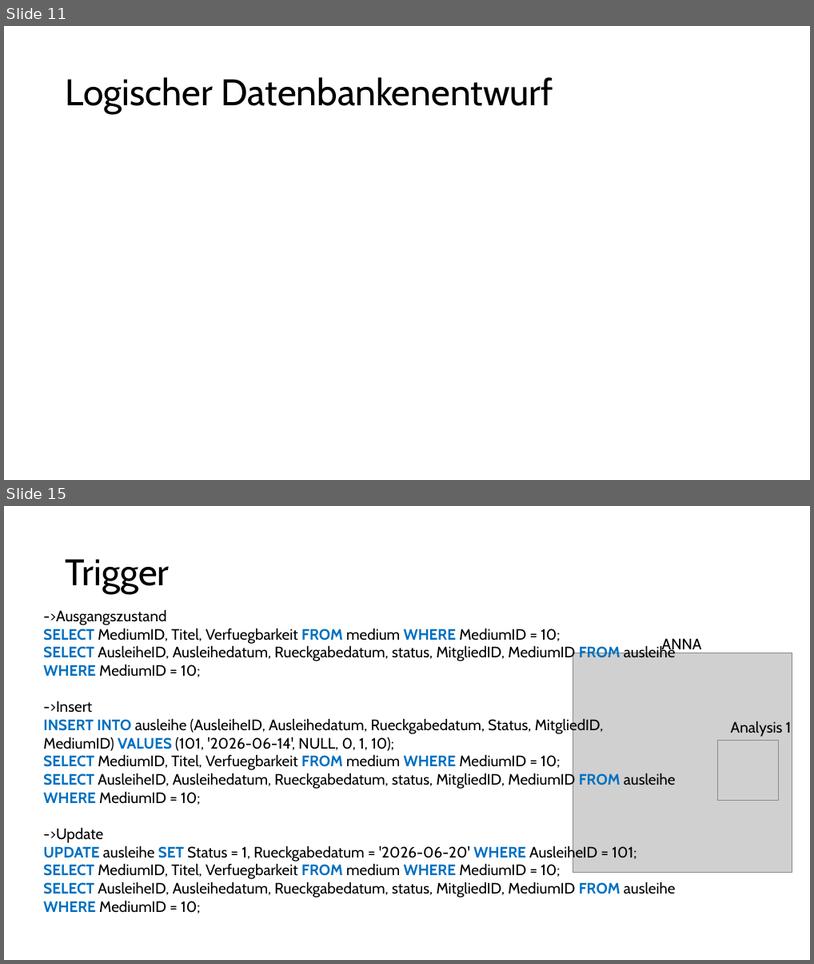
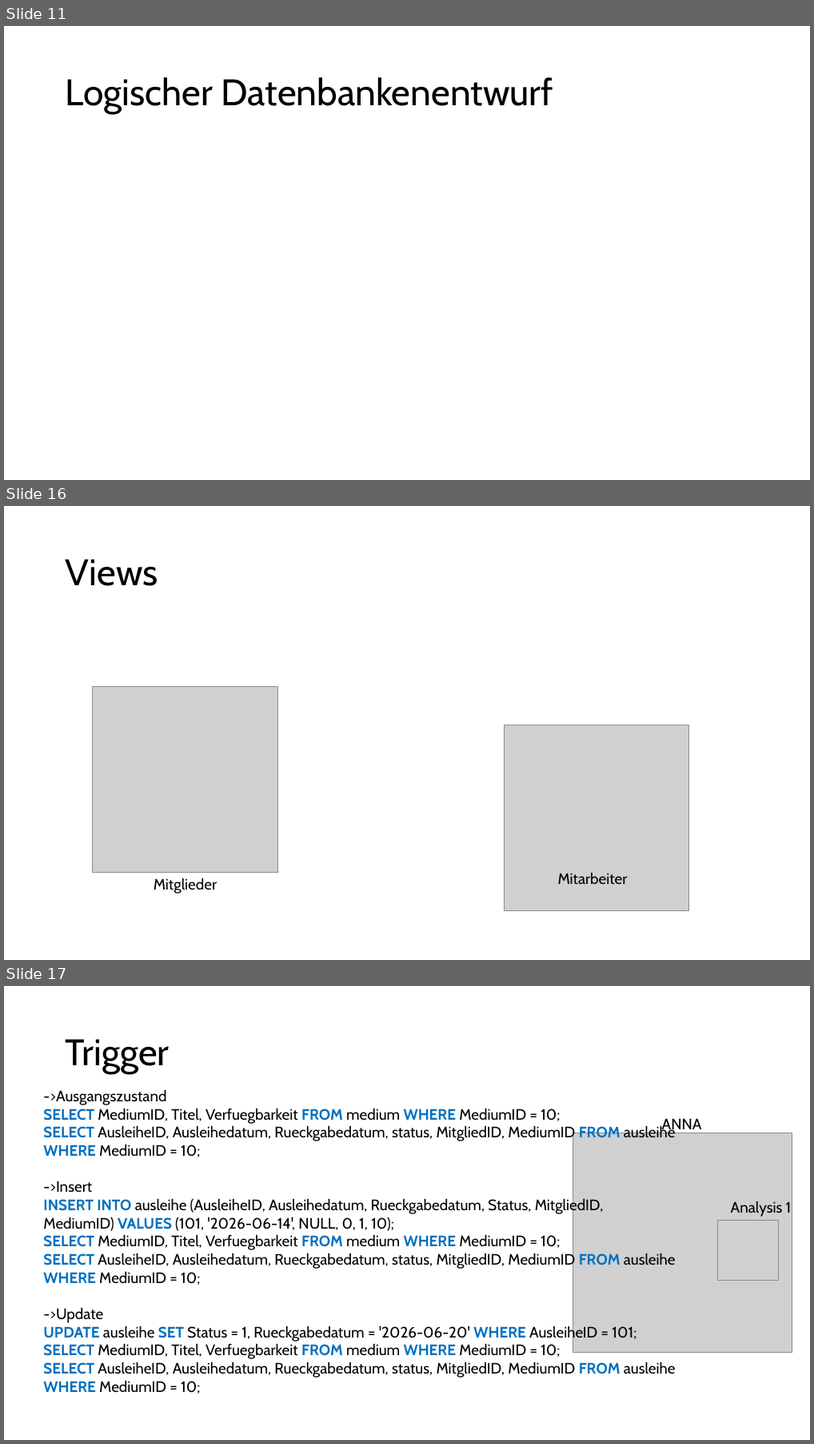
Before and after one commit to mi-0110/datenbanken-bib, a slide deck: BibPräsi.pptx. Shown one above the other, each under a label of ours: slides 11 and 15 before the commit, slides 11, 16 and 17 after it; the slides between them are not shown. The pictures are 814x964 and 814x1444 pixels, drawn with LibreOffice and Linux fonts; fonts in the diff are those of the drawing; grey boxes stand for pictures. Boxes give left, top, right and bottom in pixels: in the first picture for what was removed or moved away, otherwise in the second. Text is boxed around its words. In the diff, an @@ line names an element or a change of style, - is before the commit and + after.

```diff
--- a/BibPräsi.pptx
+++ b/BibPräsi.pptx
@@ slide 16 added at [4,506,810,960], background #FFFFFF @@
@@ title added at [66,559,158,586], 44 pt, text #000000 @@
+Views
@@ picture added at [93,687,278,872] @@
@@ picture added at [504,725,690,910] @@
@@ text added at [154,877,217,893], 18 pt, text #000000 @@
+Mitglieder
@@ text added at [558,872,628,884], 18 pt, text #000000 @@
+Mitarbeiter
@@ what was slide 15 is now slide 17 @@
```
Also in this commit, not shown: 1 slide changed, 3 other slides added, 2 slides removed, 11 other files.
